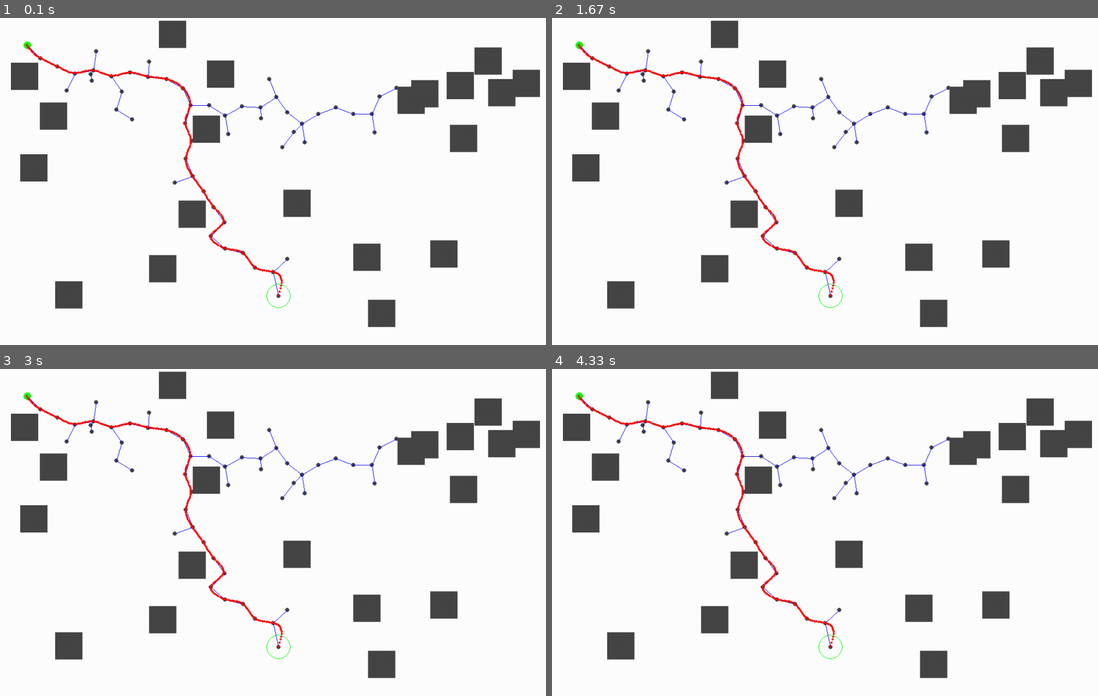
Above: before the commit, frames 1-4 (two rows, left to right).
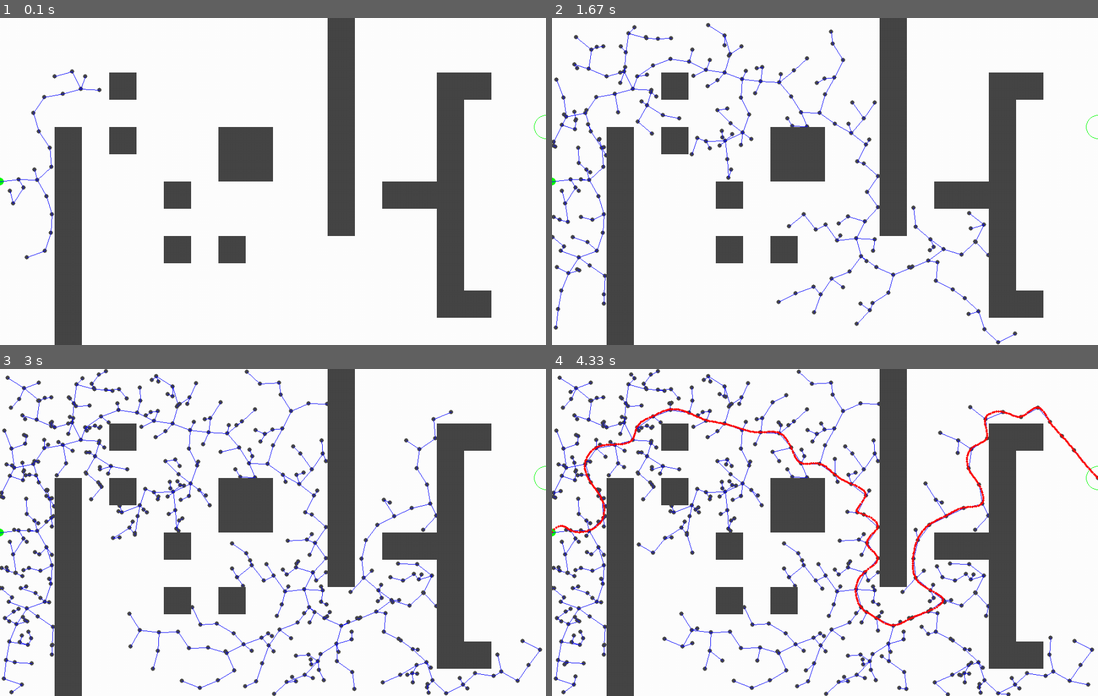
Above: after the commit, the same moments.

Repository: Alxkory/PMD_Project_group2
Game: pygame game, started from task/RRT.py
Same seed, same stepped clock (60 frames per second), same inputs: the game is played once before the commit and once after it.
Inputs:
- Up to frame 1 (0.1 s): no input
- Up to frame 2 (1.67 s): no input
- Up to frame 3 (3 s): no input
- Up to frame 4 (4.33 s): no input

The runs differ from the first frame. In frame 1, 23% of the frame differs, in the area x 0-100%, y 0-100%; in frame 2, 25%; in frame 3, 28%; in frame 4, 29%.

Commit message:
Branch gemerged en waypoints in RRT opgeslagen onder  variabele "SmoothPath"

Diff:
--- a/task/RRT.py
+++ b/task/RRT.py
@@ -9,8 +9,8 @@
 
 def main():
     dimensions = (600, 1000)
-    start = (50, 50)
-    goal = (510, 510)
+    start = (0,300)
+    goal = (1000, 200)
     obsdim = 50
     obsnum = 20
     iteration = 0
@@ -41,25 +41,12 @@
             # time.sleep(0.15)
         iteration += 1
 
-# uit Bspline test file:
-    # smooth = graph.B_spline()
-    # X_smooth,Y_smooth=smooth
-    # # map.fill((255,255,255))
-    # for x, y in zip(X_smooth,Y_smooth):
-    #     pygame.draw.circle(map, (255,0,0), (x,y),2,0)
-
-# tests:
-    # path = graph.getPathCoords()
-    # bspline = graph.B_spline()
-    # print(range(len(bspline[0])))
-    # x3 = bspline[0][3]
-    # y3 = bspline[1,3]
-    # smooth = graph.getSmoothPathCoords()
-    # print(graph.x)
 
 
-    # map.drawPath(graph.getPathCoords())
-    map.drawPath(graph.getSmoothPathCoords())
+    # Extract path
+    SmoothPath = graph.getSmoothPathCoords()
+
+    map.drawPath(SmoothPath)
     pygame.display.update()
     pygame.event.clear()
     pygame.event.wait(0)
@@ -67,6 +54,9 @@
     # pygame.display.quit()
     # pygame.quit()
     # exit()
+
+
+
 
     while True:
             for event in pygame.event.get():
--- a/task/RRTbasePy.py
+++ b/task/RRTbasePy.py
@@ -105,18 +105,48 @@
     def makeobs(self): # creates the obstacles | AANPASSEN
         obs = []
 
+        obs6 = pygame.Rect((400,200), (100, 100))
+        obs5 = pygame.Rect((200,200), (50, 50))
+        obs4 = pygame.Rect((300,400), (50, 50))
+        obs3 = pygame.Rect((200,100), (50, 50))
+        obs2 = pygame.Rect((300,300), (50, 50))
+        obs1 = pygame.Rect((400,400), (50, 50))
+        hor3 = pygame.Rect((700,300), (100,50))
+        hor2 = pygame.Rect((800,100), (100,50))
+        hor1 = pygame.Rect((800,500), (100,50))
+        long3 = pygame.Rect((800,100), (50, 400))
+        long2 = pygame.Rect((600,0), (50, 400))
+        long1 = pygame.Rect((100,200), (50, 400))
+
+        obs.append(obs6)
+        obs.append(obs5)
+        obs.append(obs4)
+        obs.append(obs3)
+        obs.append(obs2)
+        obs.append(obs1)
+        obs.append(hor3)
+        obs.append(hor2)
+        obs.append(hor1)
+        obs.append(long3)
+        obs.append(long2)
+        obs.append(long1)
+
         for i in range(0, self.obsNum):
             rectang = None
             startgoalcol = True
+
             while startgoalcol:
+
                 upper = self.makeRandomRect()
                 rectang = pygame.Rect(upper, (self.obsDim, self.obsDim))
+
                 if rectang.collidepoint(self.start) or rectang.collidepoint(self.goal):
                     startgoalcol = True
                 else:
                     startgoalcol = False
-            obs.append(rectang)
+            #obs.append(rectang)
         self.obstacles = obs.copy()
+
         return obs
 
     # The next 11 methods contain some node and edge operations
